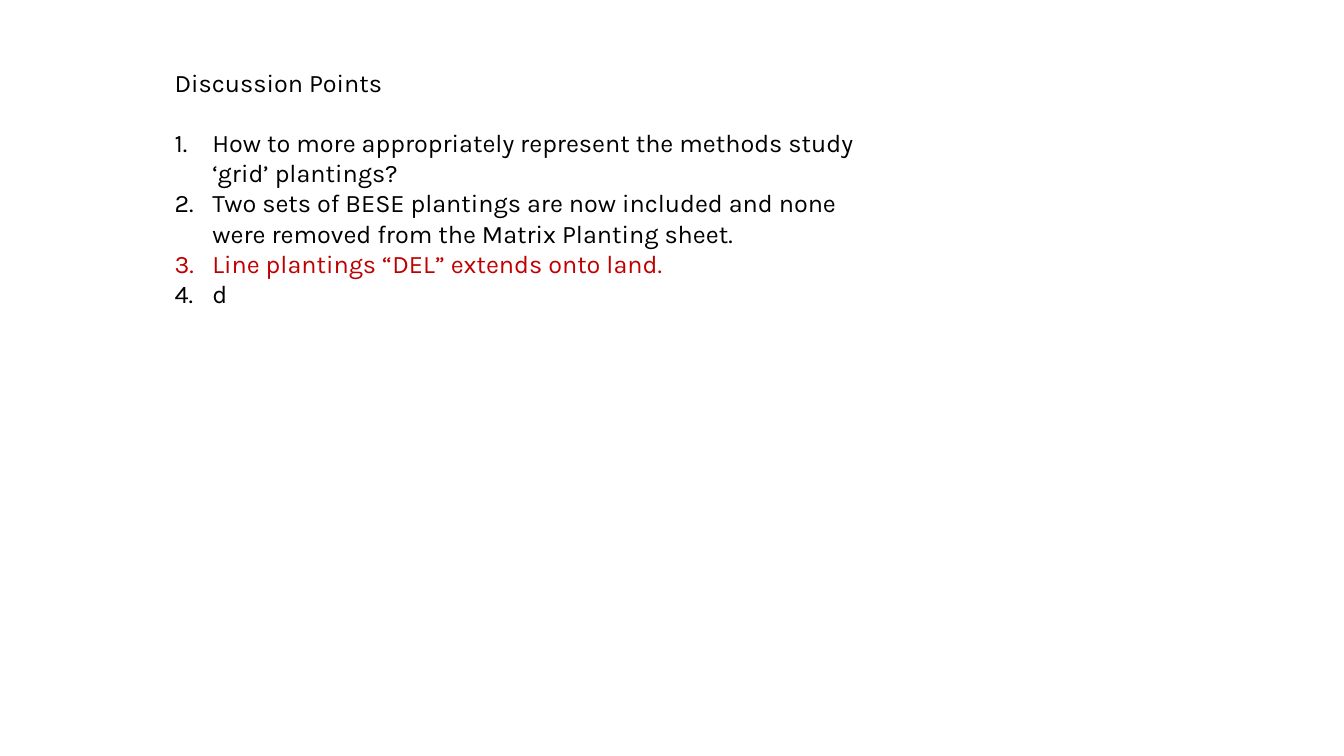
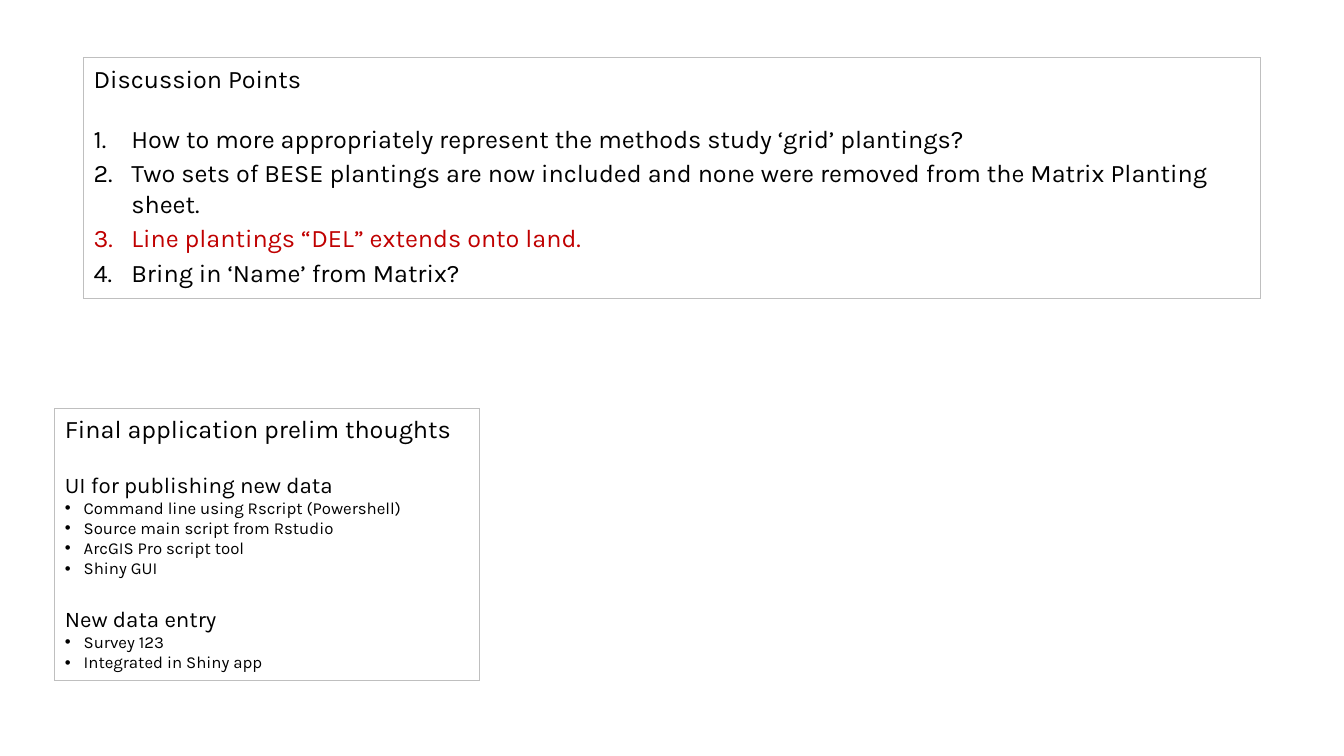
Before and after one commit to WA-Nearshore/seagrass-restoration-processing, a slide deck: slide 16 of docs/seagrass_restoration_storymap_notes.pptx. Drawn at 1344x756 pixels with LibreOffice and Linux fonts; fonts in the diff are those of the drawing. Boxes give left, top, right and bottom in pixels: in the first picture for what was removed or moved away, otherwise in the second. Text is boxed around its words. In the diff, an @@ line names an element or a change of style, - is before the commit and + after.

Commit message:
First look at joining monitoring data.

```diff
--- a/docs/seagrass_restoration_storymap_notes.pptx
+++ b/docs/seagrass_restoration_storymap_notes.pptx
@@ rectangle "Discussion Points": place and size @@
-rectangle "Discussion Points" at [175, 74, 853, 304]
+rectangle "Discussion Points" at [84, 57, 1260, 298]
@@ rectangle "Discussion Points" at [84, 57, 1260, 298]: outline none to #BFBFBF 0.75 pt @@
@@ text in rectangle at [131, 130, 1207, 254]: more space between paragraphs @@
@@ text in rectangle at [131, 264, 460, 288]: text changed @@
-4. d
+4. Bring in ‘Name’ from Matrix?
@@ rectangle added at [54, 408, 480, 680], outline #BFBFBF 0.75 pt, 12 pt, text #000000 @@
+Final application prelim thoughts
+UI for publishing new data
+• Command line using Rscript (Powershell)
+• Source main script from Rstudio
+• ArcGIS Pro script tool
+• Shiny GUI
+New data entry
+• Survey 123
+• Integrated in Shiny app
```
Also in this commit, not shown: 3 other slides changed, 2 slides added, 1 slide removed, 3 other files.
